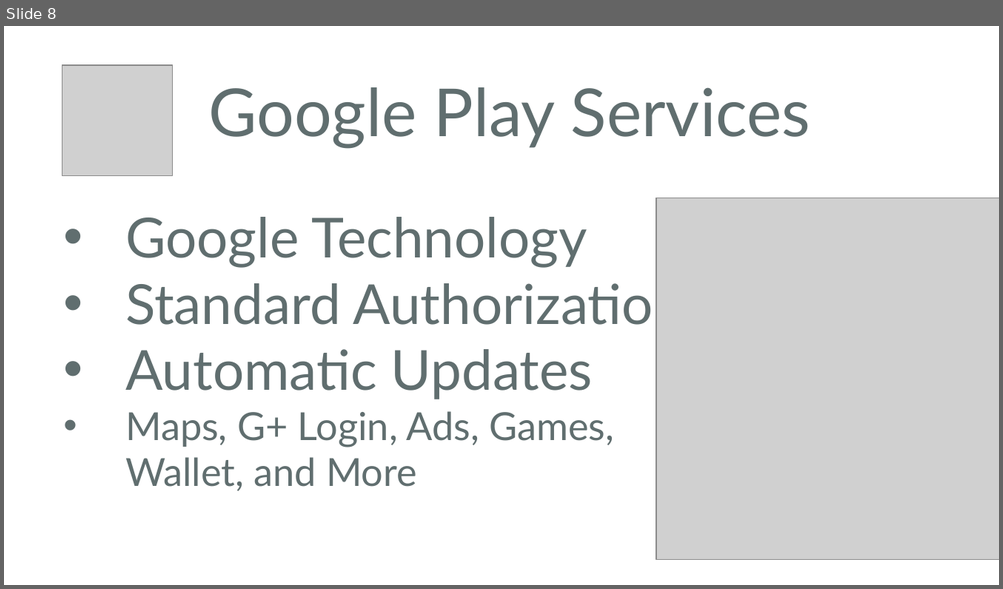
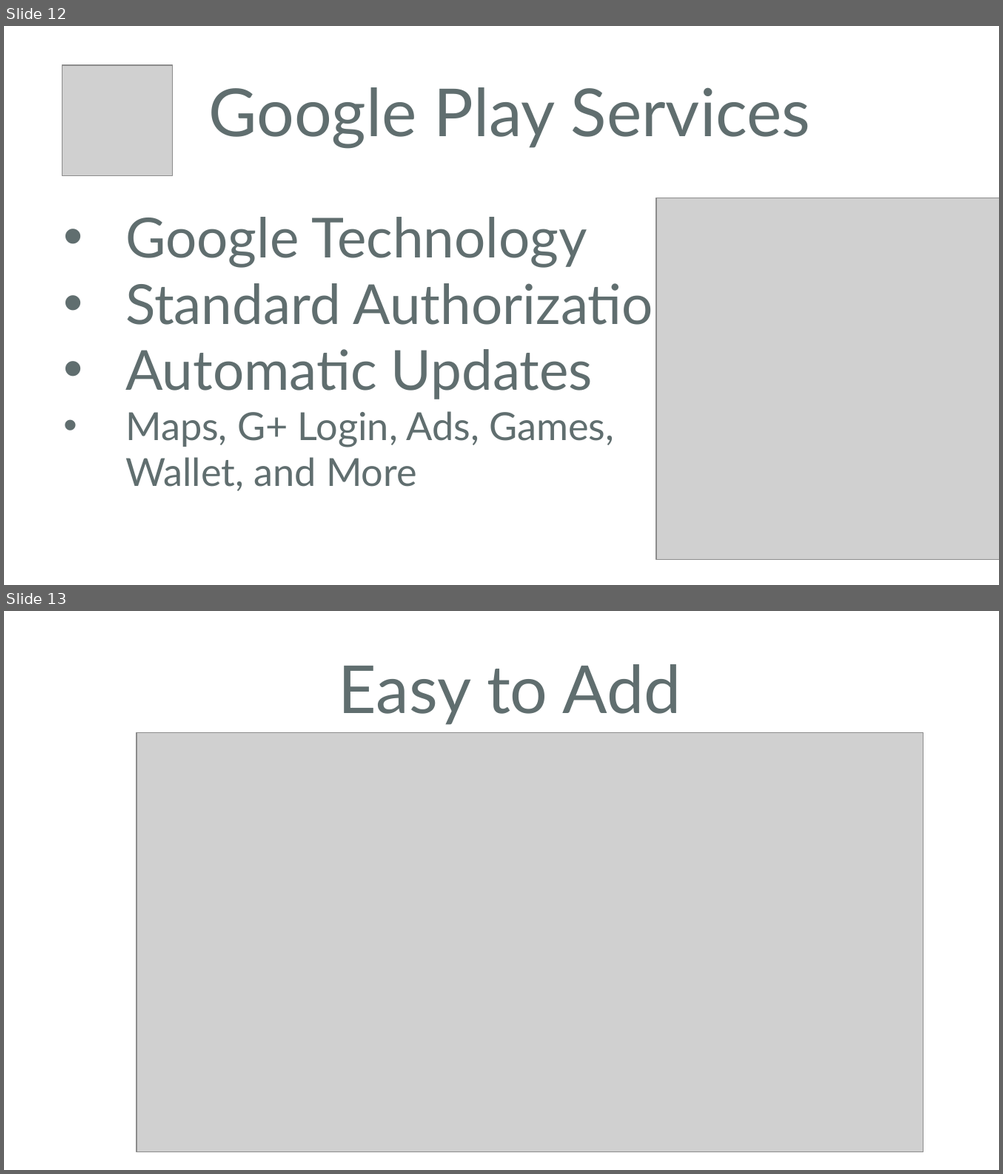
Before and after one commit to jamesmontemagno/Xamarin.Android-AppCompat, a slide deck: AndroidAppCompat.ppt. Shown one above the other, each under a label of ours: slide 8 before the commit, slides 12 and 13 after it. The pictures are 1003x589 and 1003x1174 pixels, drawn with LibreOffice and Linux fonts; fonts in the diff are those of the drawing; grey boxes stand for pictures; background and template pictures are left out. Boxes give left, top, right and bottom in pixels: in the first picture for what was removed or moved away, otherwise in the second. Text is boxed around its words. In the diff, an @@ line names an element or a change of style, - is before the commit and + after.

```diff
--- a/AndroidAppCompat.ppt
+++ b/AndroidAppCompat.ppt
@@ slide 13 added at bbox=[4, 611, 999, 1170], background #FFFFFF @@
@@ text added at bbox=[338, 664, 681, 725], 48 pt, text #606E6F @@
+Easy to Add
@@ picture added at bbox=[136, 733, 923, 1153] @@
@@ what was slide 8 is now slide 12 @@
```
Also in this commit, not shown: 1 slide changed, 3 other slides added.
